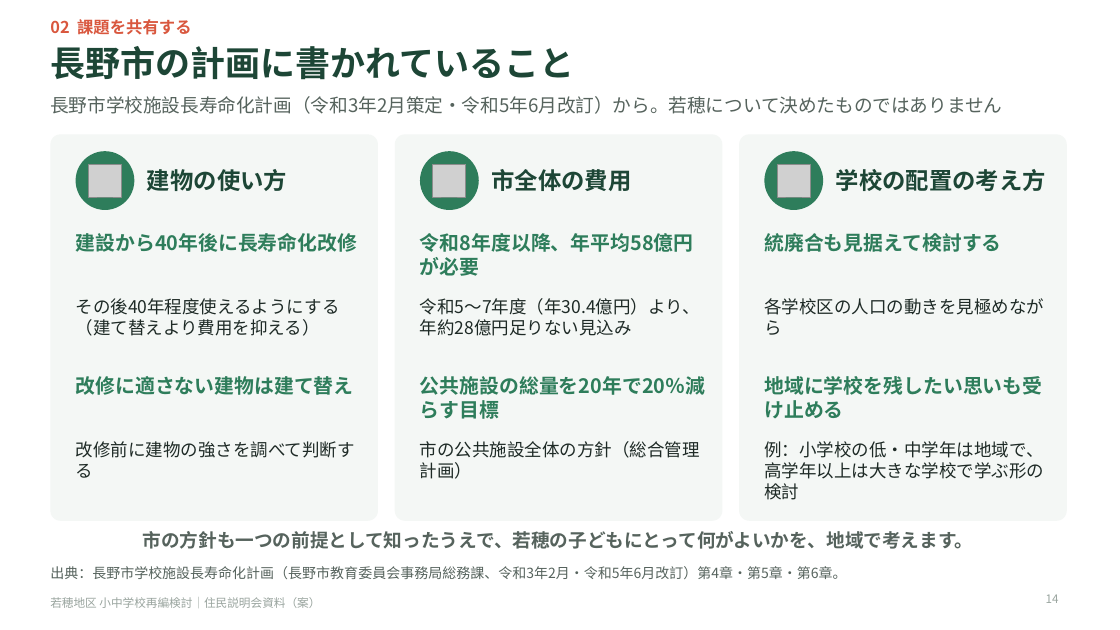
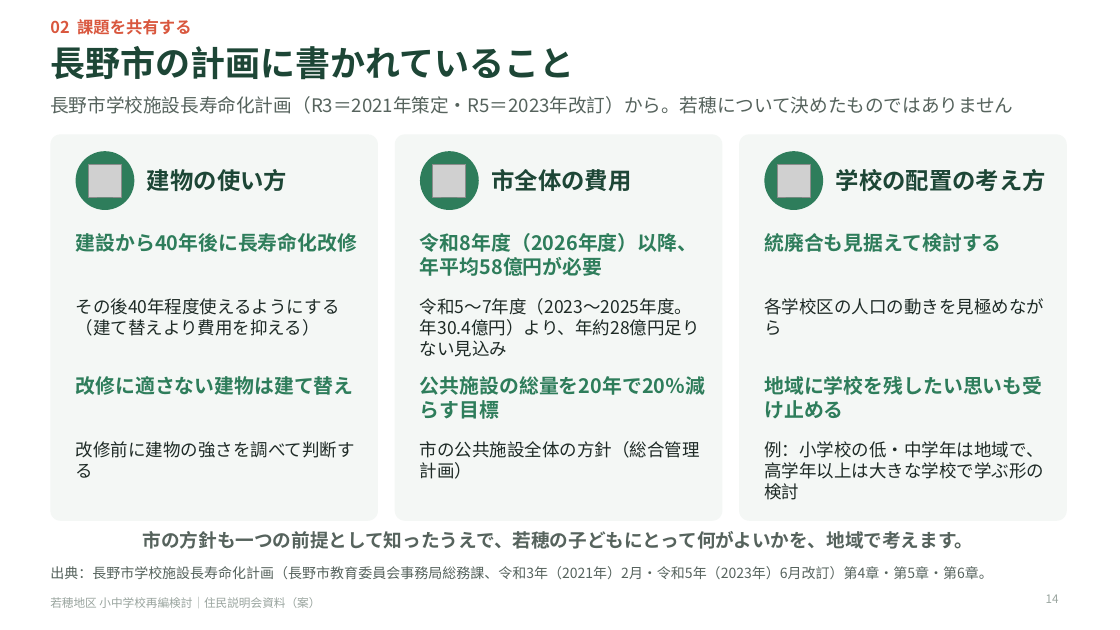
Before and after one commit to Masaki12008/GS, a slide deck: slide 14 of output/若穂地区_住民説明会資料.pptx. Drawn at 1120x630 pixels with LibreOffice and Linux fonts; fonts in the diff are those of the drawing; grey boxes stand for pictures. Boxes give left, top, right and bottom in pixels: in the first picture for what was removed or moved away, otherwise in the second. Text is boxed around its words. In the diff, an @@ line names an element or a change of style, - is before the commit and + after.

```diff
--- a/output/若穂地区_住民説明会資料.pptx
+++ b/output/若穂地区_住民説明会資料.pptx
@@ text at bbox=[50, 96, 1013, 114]: text changed @@
-長野市学校施設長寿命化計画（令和3年2月策定・令和5年6月改訂）から。若穂について決めたものではありません
+長野市学校施設長寿命化計画（R3＝2021年策定・R5＝2023年改訂）から。若穂について決めたものではありません
@@ text at bbox=[420, 233, 697, 276]: text changed @@
-令和8年度以降、年平均58億円が必要
+令和8年度（2026年度）以降、年平均58億円が必要
@@ text at bbox=[420, 298, 700, 336]: text changed @@
-令和5〜7年度（年30.4億円）より、年約28億円足りない見込み
+令和5〜7年度（2023〜2025年度。年30.4億円）より、年約28億円足りない見込み
@@ text at bbox=[50, 566, 993, 579]: text changed @@
-出典：長野市学校施設長寿命化計画（長野市教育委員会事務局総務課、令和3年2月・令和5年6月改訂）第4章・第5章・第6章。
+出典：長野市学校施設長寿命化計画（長野市教育委員会事務局総務課、令和3年（2021年）2月・令和5年（2023年）6月改訂）第4章・第5章・第6章。
```
Also in this commit, not shown: 18 other slides changed, 7 other files.
